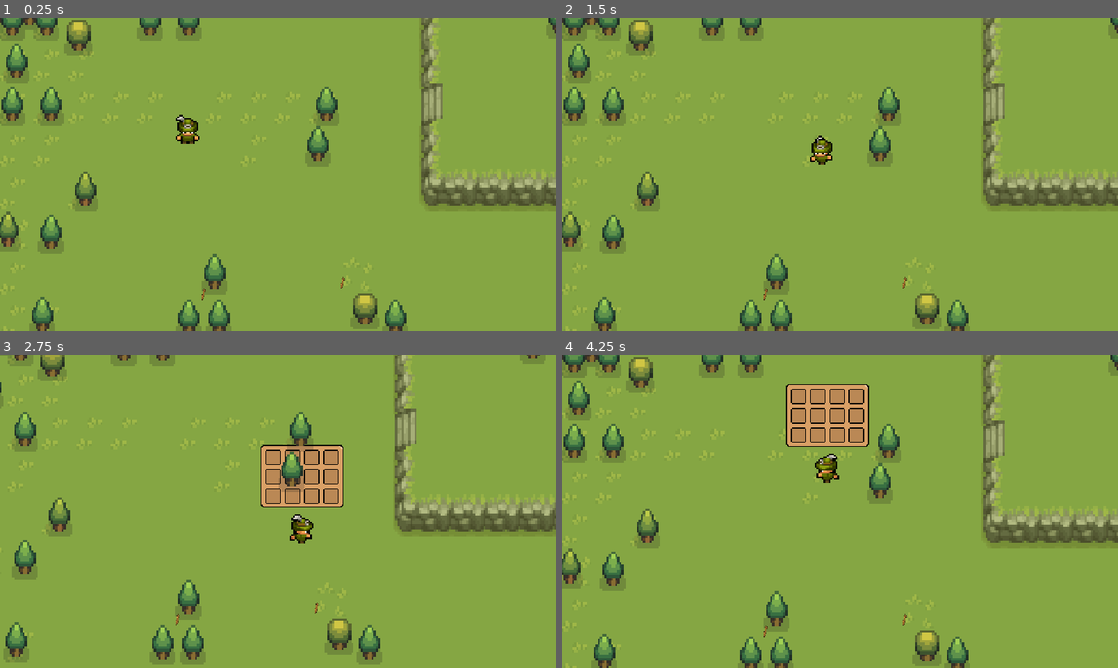
Above: before the commit, frames 1-4 (two rows, left to right).
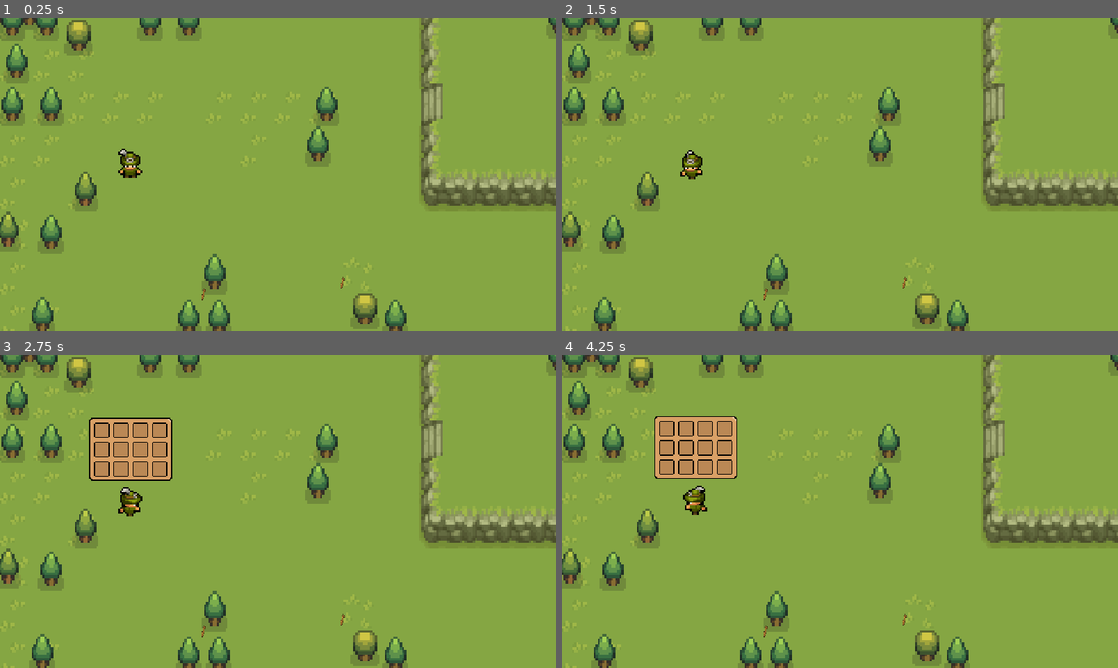
Above: after the commit, the same moments.

Repository: maryBauman/Survive
Game: Godot game, scene res://scenes/places/world.tscn
Same seed, same stepped clock (60 frames per second), same inputs: the game is played once before the commit and once after it.
Inputs:
- Up to frame 1 (0.25 s): no input
- Up to frame 2 (1.5 s): hold D (right) 0.53-1.28 s; tap E (e) at 0.6 s; tap I (i) at 0.8, 1.35 s; hold S (down) from 1.28 s (still down)
- Up to frame 3 (2.75 s): tap E (e) at 1.55, 2.1 s; release S (down) at 2.03 s; hold D (right) from 2.03 s (still down); tap I (i) at 2.3 s
- Up to frame 4 (4.25 s): release D (right) at 2.78 s; hold W (up) 2.78-3.53 s; tap I (i) at 2.85, 3.8 s; tap E (e) at 3.05, 3.6 s; hold A (left) from 3.53 s (still down)

The runs differ from the first frame. In frame 1, 0.6% of the frame differs, in the area x 21-36%, y 30-52%; in frame 2, 0.5%; in frame 3, 23%, in the area x 0-100%, y 0-100%; in frame 4, 6.5%.

Commit message:
collisions

Diff:
--- a/scenes/places/world.tscn
+++ b/scenes/places/world.tscn
@@ -330,6 +330,7 @@
 
 [node name="CollisionPolygon2D" type="CollisionPolygon2D" parent="StaticBody2D"]
 scale = Vector2(0.992447, 1)
+polygon = PackedVector2Array(-177.339, 459, -172.301, -82, -119.906, -86, -115.875, -160, 479.623, -161, 509.851, -65, 579.376, 78, 528.995, 478, 483.653, 509, 483.653, 701, 477.607, 839, -211.598, 846, -214.621, 802, 205.553, 795, 207.568, 468)
 
 [node name="smallLakeCollisions" type="StaticBody2D" parent="."]
 
